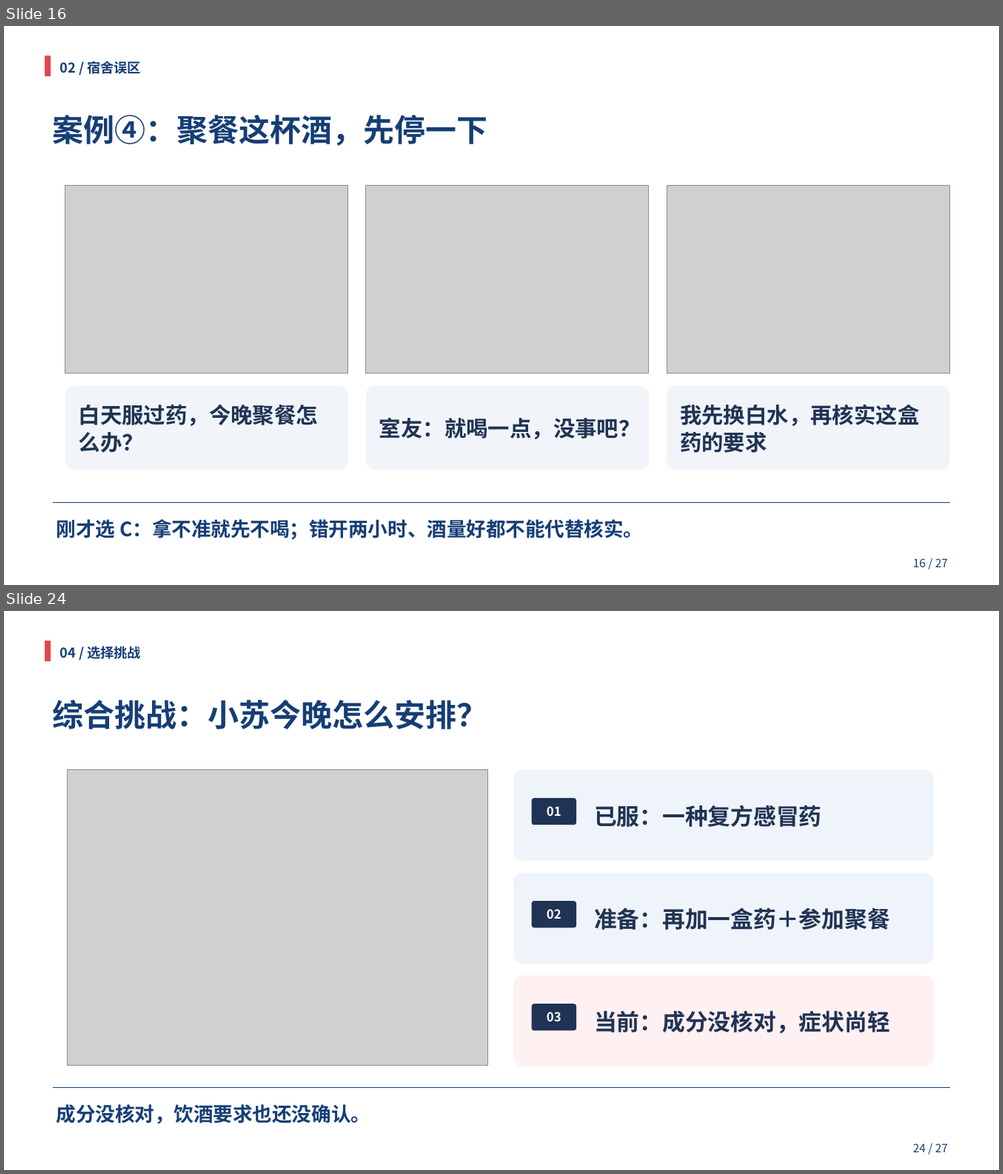
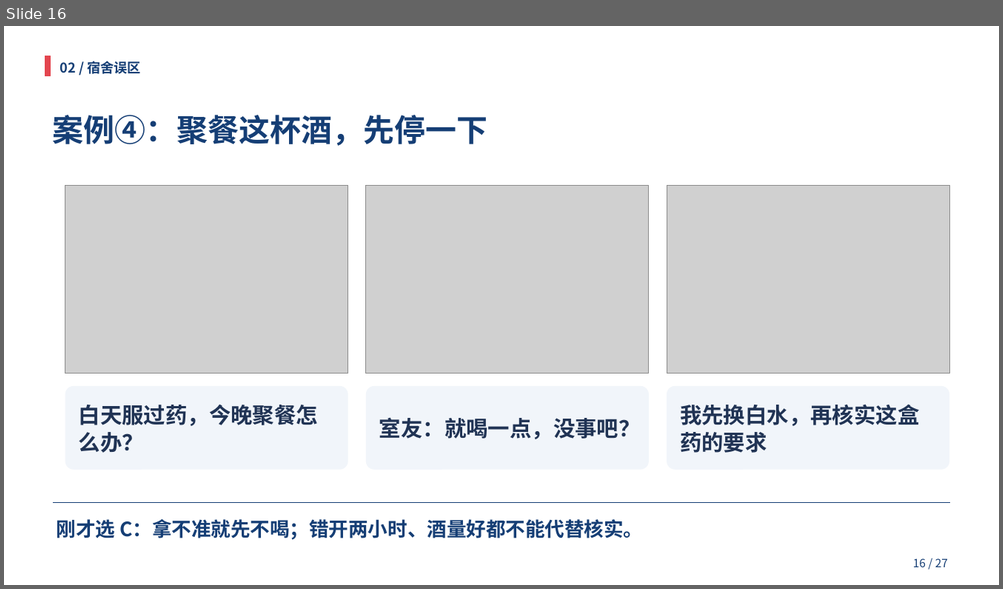
Before and after one commit to HOU-snowyfly/PPTbuilder, a slide deck: 交付文件/合理用药_双人35分钟.pptx. Shown one above the other, each under a label of ours: slides 16 and 24 before the commit, slide 16 after it; the slides between them are not shown. The pictures are 1003x1174 and 1003x589 pixels, drawn with LibreOffice and Linux fonts; fonts in the diff are those of the drawing; grey boxes stand for pictures. Boxes give left, top, right and bottom in pixels: in the first picture for what was removed or moved away, otherwise in the second. Text is boxed around its words. In the diff, an @@ line names an element or a change of style, - is before the commit and + after.

```diff
--- a/交付文件/合理用药_双人35分钟.pptx
+++ b/交付文件/合理用药_双人35分钟.pptx
@@ slide 24 removed at <box>4,611,999,1170</box>, background #FFFFFF @@
@@ rectangle removed at <box>45,641,51,661</box> @@
@@ text removed at <box>60,646,141,659</box> @@
-04 / 选择挑战
@@ text removed at <box>53,700,488,729</box> @@
-综合挑战：小苏今晚怎么安排？
@@ picture removed at <box>68,770,487,1066</box> @@
@@ rounded rectangle removed at <box>514,770,933,861</box> @@
@@ rounded rectangle removed at <box>532,798,576,825</box> @@
@@ text removed at <box>546,806,561,816</box> @@
-01
@@ text removed at <box>594,805,821,827</box> @@
-已服：一种复方感冒药
@@ rounded rectangle removed at <box>514,873,933,964</box> @@
@@ rounded rectangle removed at <box>532,901,576,928</box> @@
@@ text removed at <box>546,909,561,919</box> @@
-02
@@ text removed at <box>594,908,890,930</box> @@
-准备：再加一盒药＋参加聚餐
@@ rounded rectangle removed at <box>514,976,933,1067</box> @@
@@ rounded rectangle removed at <box>532,1004,576,1031</box> @@
@@ text removed at <box>546,1012,561,1022</box> @@
-03
@@ text removed at <box>594,1011,890,1034</box> @@
-当前：成分没核对，症状尚轻
@@ line removed from (53, 1088) to (950, 1088) @@
@@ text removed at <box>57,1105,371,1125</box> @@
-成分没核对，饮酒要求也还没确认。
@@ text removed at <box>913,1144,948,1153</box> @@
-24 / 27
```
Also in this commit, not shown: 13 slides changed, 3 slides added, 3 other slides removed, 1 other file.
